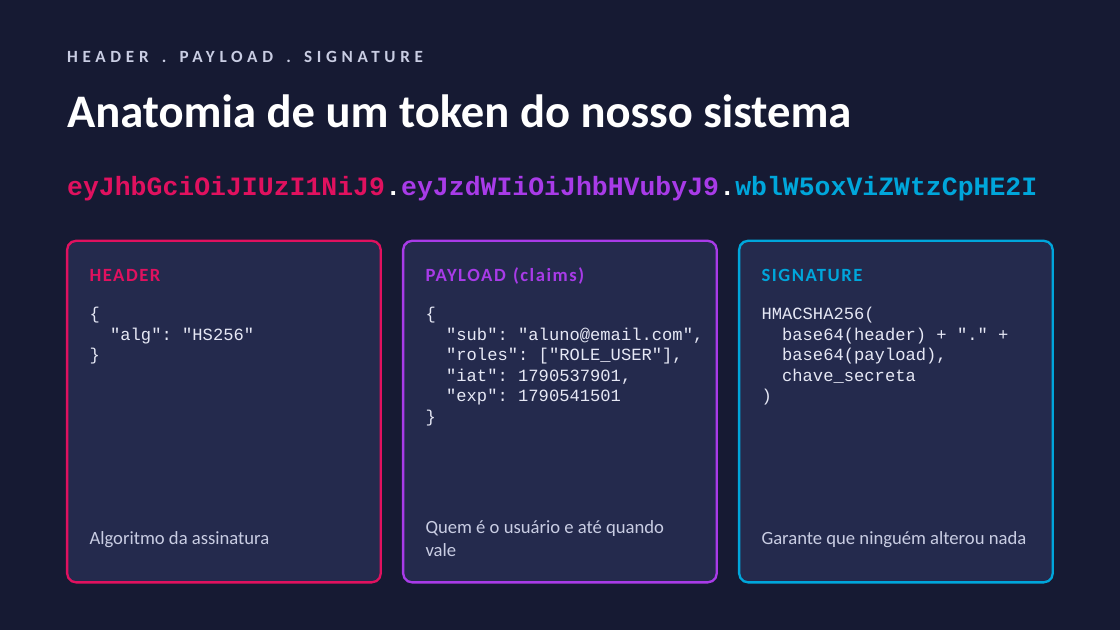
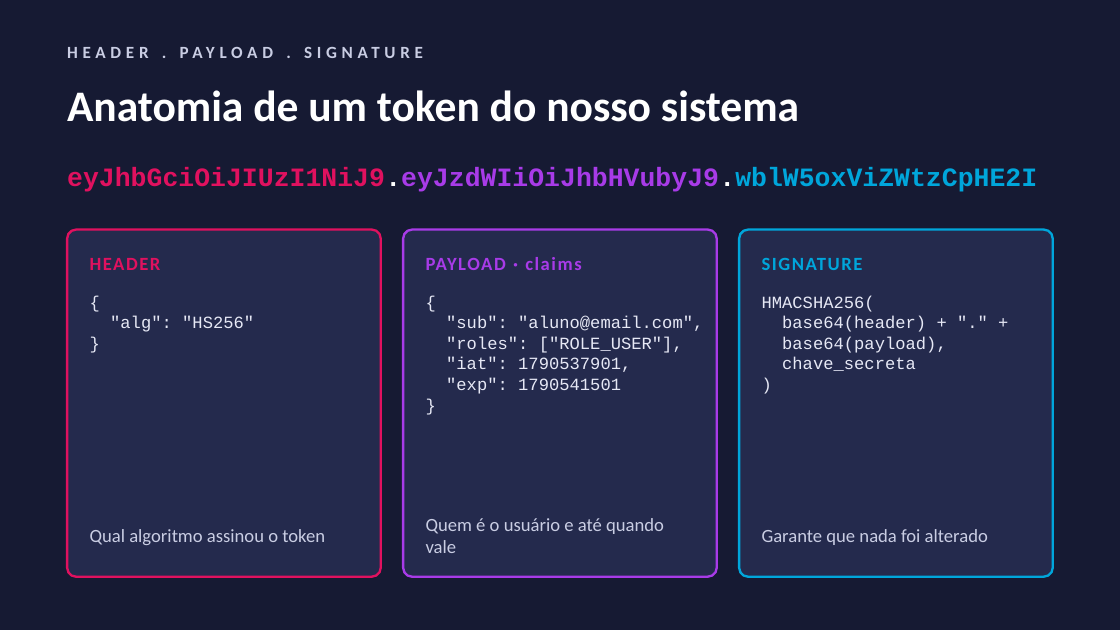
Before and after one commit to YloBittencourt/projeto-autenticacao, a slide deck: slide 8 of docs/apresentacao-jwt.pptx (slide 6 before the commit). Drawn at 1120x630 pixels with LibreOffice and Linux fonts; fonts in the diff are those of the drawing. Boxes give left, top, right and bottom in pixels: in the first picture for what was removed or moved away, otherwise in the second. Text is boxed around its words. In the diff, an @@ line names an element or a change of style, - is before the commit and + after.

```diff
--- a/docs/apresentacao-jwt.pptx
+++ b/docs/apresentacao-jwt.pptx
@@ text "HEADER . PAYLOAD . SIGNATURE": place and size @@
-text "HEADER . PAYLOAD . SIGNATURE" at bbox=[782, 327, 947, 364]
+text "HEADER . PAYLOAD . SIGNATURE" at bbox=[782, 316, 947, 353]
@@ text "Anatomia de um token do ..." at bbox=[67, 90, 799, 122]: size 30 to 28 pt @@
@@ text "eyJhbGciOiJIUzI1NiJ9.eyJzdWIiOiJhbHVubyJ9.wblW5oxViZWtzCpHE2 ...": place and size @@
-text "eyJhbGciOiJIUzI1NiJ9.eyJzdWIiOiJhbHVubyJ9.wblW5oxViZWtzCpHE2 ..." at bbox=[67, 176, 1037, 201]
+text "eyJhbGciOiJIUzI1NiJ9.eyJzdWIiOiJhbHVubyJ9.wblW5oxViZWtzCpHE2 ..." at bbox=[67, 168, 1037, 192]
@@ rounded rectangle: place and size @@
-rounded rectangle at bbox=[67, 241, 381, 582]
+rounded rectangle at bbox=[67, 230, 381, 577]
@@ rounded rectangle: place and size @@
-rounded rectangle at bbox=[403, 241, 717, 582]
+rounded rectangle at bbox=[403, 230, 717, 577]
@@ rounded rectangle: place and size @@
-rounded rectangle at bbox=[739, 241, 1053, 582]
+rounded rectangle at bbox=[739, 230, 1053, 577]
@@ text "HEADER": place and size @@
-text "HEADER" at bbox=[90, 269, 161, 281]
+text "HEADER" at bbox=[90, 258, 161, 270]
@@ text at bbox=[426, 257, 581, 270]: text changed @@
-PAYLOAD (claims)
+PAYLOAD · claims
@@ text "SIGNATURE": place and size @@
-text "SIGNATURE" at bbox=[762, 269, 863, 281]
+text "SIGNATURE" at bbox=[762, 258, 863, 270]
@@ text "{": place and size @@
-text "{" at bbox=[110, 327, 254, 344]
+text "{" at bbox=[110, 316, 254, 332]
@@ text "{": place and size @@
-text "{" at bbox=[446, 327, 703, 405]
+text "{" at bbox=[446, 316, 703, 394]
@@ text "HMACSHA256(": place and size @@
-text "HMACSHA256(" at bbox=[762, 306, 947, 383]
+text "HMACSHA256(" at bbox=[762, 295, 947, 371]
@@ text at bbox=[90, 529, 325, 545]: text changed @@
-Algoritmo da assinatura
+Qual algoritmo assinou o token
@@ text at bbox=[762, 529, 988, 545]: text changed @@
-Garante que ninguém alterou nada
+Garante que nada foi alterado
```
Also in this commit, not shown: 17 other slides changed, 11 slides added, 1 slide removed.
